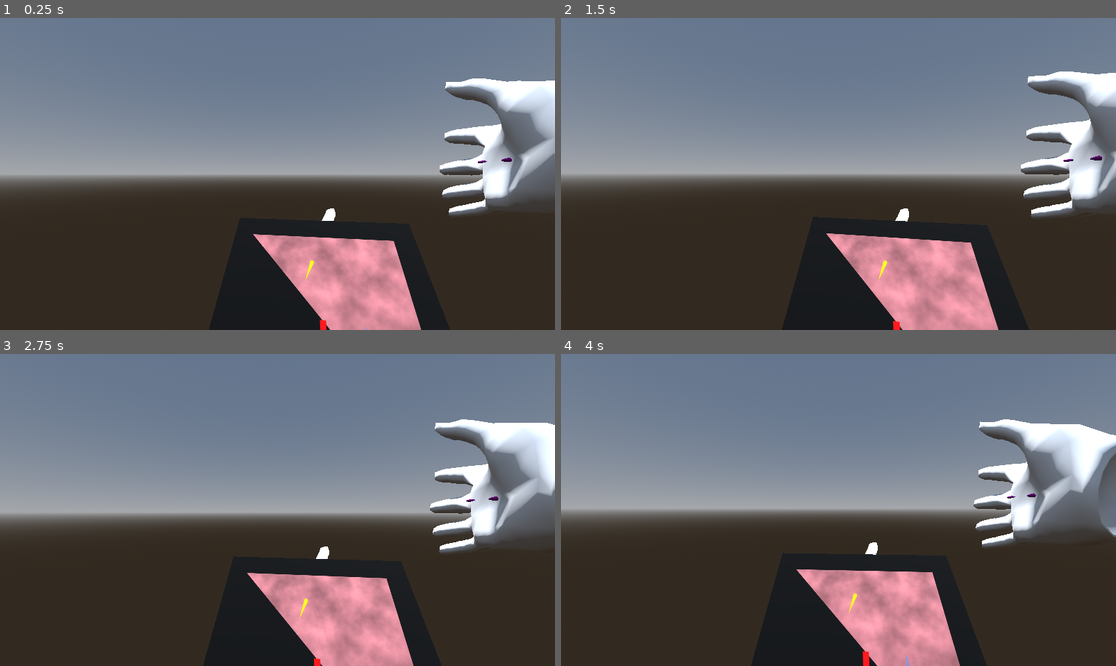
Above: before the commit, frames 1-4 (two rows, left to right).
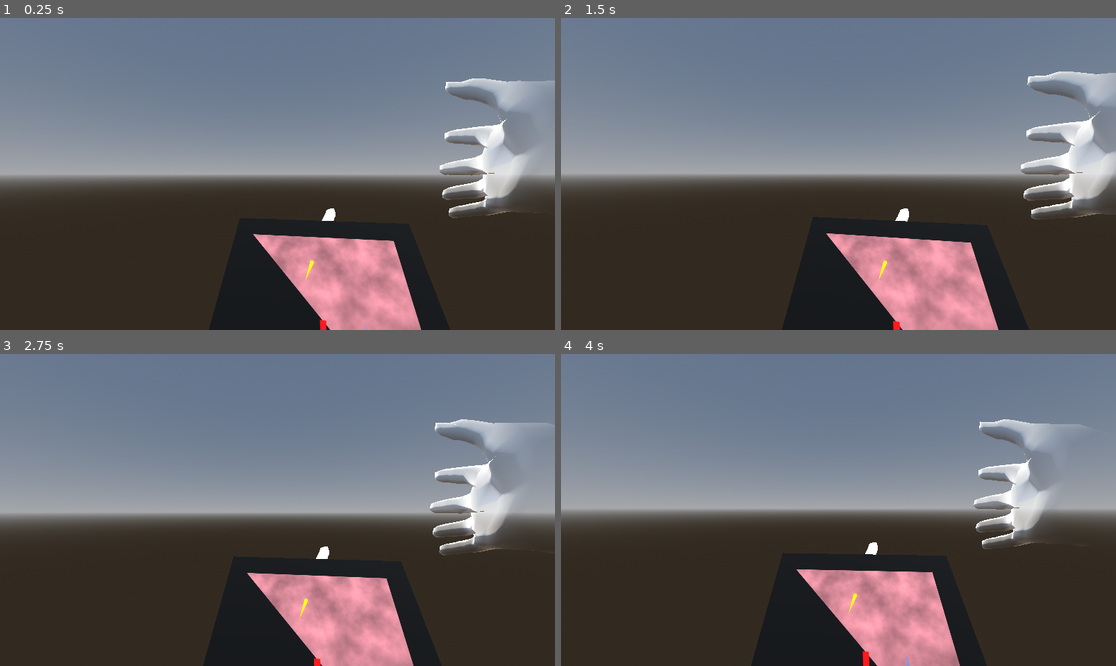
Above: after the commit, the same moments.

Repository: goatchurchprime/vrnailbar
Game: Godot game, scene res://main.tscn
The game is run twice, just before and just after one commit, with the same random seed, the same clock (stepped at 60 frames per second) and the same inputs.
Inputs (mouse positions are in pixels of both pictures, inside the frame that each line leads up to):
- Up to frame 1 (0.25 s): no input
- Up to frame 2 (1.5 s): tap Enter at 0.5 s; move the mouse to (866, 174) at 0.52 s; hold W from 0.53 s (still down); tap P at 0.6 s; click (866, 174) at 0.67 s; tap Space at 1.25 s; move the mouse to (810, 174) at 1.27 s; tap 1 at 1.35 s
- Up to frame 3 (2.75 s): keep holding W; tap Enter at 2 s; move the mouse to (288, 503) at 2.02 s; tap 2 at 2.1 s
- Up to frame 4 (4 s): keep holding W; tap Space at 2.75 s; move the mouse to (832, 516) at 2.77 s; tap 3 at 2.85 s; click (832, 516) at 2.92 s; tap Enter at 3.5 s; move the mouse to (877, 513) at 3.52 s; tap 4 at 3.6 s

The runs differ from the first frame. In frame 1, 4.6% of the frame differs, in the area x 79-100%, y 19-65%; in frame 2, 3.7%; in frame 3, 5.1%; in frame 4, 5.8%, in the area x 74-100%, y 20-63%.
Error in both runs: Attempt to call function 'get_as_text' in base 'null instance' on a null instance. (res://addons/xr-autohandtracker/openxr_handdata.gd:68)

Commit message:
remotely setting position of brush

Diff:
--- a/brush.gd
+++ b/brush.gd
@@ -1,7 +1,7 @@
 extends Node3D
 
 
-@onready var paintplane = get_node("/root/Main/XROrigin3D/XRController3DLeft/ViewportMesh")
+@onready var paintplane = get_node("/root/Main/ViewportMesh")
 @onready var viewportbrush = get_node("/root/Main/SubViewport/BrushPaint")
 
 func _ready():
--- /dev/null
+++ b/handmaterial.gdshader
@@ -0,0 +1,45 @@
+shader_type spatial;
+
+uniform vec4 albedo: source_color = vec4(1.0, 1.0, 1.0, 0.4);
+uniform vec4 albedo_inorb: source_color = vec4(0.0, 0.0, 1.0, 0.4);
+
+uniform float fade_offset : hint_range(-0.1, 0.1, 0.001) = 0.0;
+uniform float fade_sharpness : hint_range(0.0, 35.0, 0.01) = 15.00;
+uniform vec3 orbcentrerelativetohand = vec3(0.0);
+uniform vec3 orbcentre = vec3(0.051, 0.794, -0.788);
+uniform float orbrad = 0.0;
+uniform vec4 orbbrightcolour: source_color = vec4(1.0, 0.0, 0.0, 0.9);
+uniform float orbdropoff = 0.03;
+
+varying vec3 vertex_pos;
+varying vec3 orbcentrerelativetohandL;
+
+void vertex() {
+	vertex_pos = VERTEX;
+	orbcentrerelativetohandL = (inverse(MODEL_MATRIX)*vec4(orbcentre, 1.0)).xyz;
+}
+
+float fresnel(float amount, vec3 normal, vec3 view)
+{
+	return pow((1.0 - clamp(dot(normalize(normal), normalize(view)), 0.0, 1.0 )), amount);
+}
+
+void fragment()
+{
+	float basic_fresnel = fresnel(3.0, NORMAL, VIEW);
+	ALBEDO = albedo.xyz + basic_fresnel;
+	ALPHA = albedo.w + basic_fresnel;
+	vec3 vertorbvec =  vertex_pos - orbcentrerelativetohandL;
+	float orbcentredistance = length(vertorbvec);
+	if (orbcentredistance < orbrad) {
+		ALBEDO = albedo_inorb.xyz + basic_fresnel;
+		ALPHA = albedo_inorb.a;
+	}
+	else if (orbcentredistance <= orbrad + orbdropoff) {
+		float activefadeval = (orbcentredistance - orbrad)/orbdropoff;
+		activefadeval *= activefadeval;
+		EMISSION = orbbrightcolour.rgb*(1.0 - activefadeval);
+		ALBEDO *= activefadeval;
+	}
+	ALPHA = clamp((-vertex_pos.z - fade_offset) * fade_sharpness, 0.00, ALPHA);
+}
--- a/main.tscn
+++ b/main.tscn
@@ -1,14 +1,16 @@
-[gd_scene load_steps=26 format=3 uid="uid://bjynpo22pmh6y"]
+[gd_scene load_steps=29 format=3 uid="uid://bjynpo22pmh6y"]
 
 [ext_resource type="Script" path="res://main.gd" id="1_e1dgm"]
 [ext_resource type="PackedScene" uid="uid://ctltchlf2j2r4" path="res://addons/xr-simulator/XRSimulator.tscn" id="1_roqg7"]
 [ext_resource type="Script" path="res://brush.gd" id="2_0h3nx"]
 [ext_resource type="PackedScene" uid="uid://bbifviry22021" path="res://Hand_low_L.gltf" id="2_1cyse"]
 [ext_resource type="PackedScene" uid="uid://d20xy80xd171g" path="res://addons/xr-autohandtracker/OpenXRHandData.tscn" id="2_1pg5r"]
+[ext_resource type="Script" path="res://object_positions_from_hands.gd" id="3_6d7kk"]
 [ext_resource type="PackedScene" uid="uid://bufelcry36rw1" path="res://addons/xr-autohandtracker/auto_handtracker.tscn" id="3_o0v7i"]
 [ext_resource type="Script" path="res://brushpaint.gd" id="5_2bqh8"]
 [ext_resource type="PackedScene" uid="uid://domji4c2dw41d" path="res://Hand_low_R.gltf" id="5_jp066"]
 [ext_resource type="Script" path="res://node_2d.gd" id="6_e7eym"]
+[ext_resource type="Shader" path="res://handmaterial.gdshader" id="7_7k8ps"]
 
 [sub_resource type="ProceduralSkyMaterial" id="ProceduralSkyMaterial_dv100"]
 
@@ -18,6 +20,19 @@
 [sub_resource type="Environment" id="Environment_irs82"]
 background_mode = 2
 sky = SubResource("Sky_xdg2c")
+
+[sub_resource type="ShaderMaterial" id="ShaderMaterial_vq1j2"]
+render_priority = 0
+shader = ExtResource("7_7k8ps")
+shader_parameter/albedo = Color(1, 1, 1, 0.4)
+shader_parameter/albedo_inorb = Color(0, 0, 1, 0.4)
+shader_parameter/fade_offset = 0.0
+shader_parameter/fade_sharpness = 15.0
+shader_parameter/orbcentrerelativetohand = Vector3(0, 0, 0)
+shader_parameter/orbcentre = Vector3(0.051, 0.794, -0.788)
+shader_parameter/orbrad = 0.0
+shader_parameter/orbbrightcolour = Color(1, 0, 0, 0.9)
+shader_parameter/orbdropoff = 0.03
 
 [sub_resource type="QuadMesh" id="QuadMesh_fs12w"]
 
@@ -78,6 +93,9 @@
 
 [node name="OpenXRHandData" parent="XROrigin3D" instance=ExtResource("2_1pg5r")]
 
+[node name="ObjectPositionsFromHands" type="Node" parent="XROrigin3D/OpenXRHandData"]
+script = ExtResource("3_6d7kk")
+
 [node name="XRCamera3D" type="XRCamera3D" parent="XROrigin3D"]
 transform = Transform3D(0.980025, 0, 0.198872, 0, 1, 0, -0.198872, 0, 0.980025, 0, 0.802956, 0)
 
@@ -85,36 +103,43 @@
 transform = Transform3D(0.99899, 0, 0.0449271, 0, 1, 0, -0.0449271, 0, 0.99899, 0, 0.643961, -0.325716)
 tracker = &"left_hand"
 
-[node name="ViewportMesh" type="MeshInstance3D" parent="XROrigin3D/XRController3DLeft"]
+[node name="RemoteTransform3D" type="RemoteTransform3D" parent="XROrigin3D/XRController3DLeft"]
 transform = Transform3D(0.25, 0, 0, 0, 0.176777, 0.176777, 0, -0.176777, 0.176777, 0, 0, 0.1)
-mesh = SubResource("QuadMesh_fs12w")
-skeleton = NodePath("../..")
-surface_material_override/0 = SubResource("StandardMaterial3D_02lhs")
+remote_path = NodePath("../../../ViewportMesh")
 
 [node name="Hand_low_L" parent="XROrigin3D/XRController3DLeft" instance=ExtResource("2_1cyse")]
 
 [node name="AutoHandtracker" parent="XROrigin3D/XRController3DLeft" instance=ExtResource("3_o0v7i")]
-visiblehandtrackskeletonRaw = false
+enableautotracker = false
 
 [node name="XRController3DRight" type="XRController3D" parent="XROrigin3D"]
 transform = Transform3D(1, 0, 0, 0, 1, 0, 0, 0, 1, 0.174373, 0.816067, -0.170848)
 tracker = &"right_hand"
 
-[node name="Brush" type="Node3D" parent="XROrigin3D/XRController3DRight"]
-transform = Transform3D(1, 0, 0, 0, 1, 0, 0, 0, 1, 0, 0, -0.0950764)
+[node name="Hand_low_R" parent="XROrigin3D/XRController3DRight" instance=ExtResource("5_jp066")]
+
+[node name="mesh_Hand_low_R" parent="XROrigin3D/XRController3DRight/Hand_low_R/Armature/Skeleton3D" index="0"]
+surface_material_override/0 = SubResource("ShaderMaterial_vq1j2")
+
+[node name="AutoHandtracker" parent="XROrigin3D/XRController3DRight" instance=ExtResource("3_o0v7i")]
+enableautotracker = false
+
+[node name="XRSimulator" parent="XROrigin3D" instance=ExtResource("1_roqg7")]
+
+[node name="ViewportMesh" type="MeshInstance3D" parent="."]
+transform = Transform3D(0.249747, -0.00794208, 0.00794208, 0, 0.176777, 0.176777, -0.0112318, -0.176598, 0.176598, 0.00449271, 0.643961, -0.225817)
+mesh = SubResource("QuadMesh_fs12w")
+skeleton = NodePath("../XROrigin3D")
+surface_material_override/0 = SubResource("StandardMaterial3D_02lhs")
+
+[node name="Brush" type="Node3D" parent="."]
+transform = Transform3D(1, 0, 0, 0, 1, 0, 0, 0, 1, 0.174373, 0.816067, -0.265924)
 script = ExtResource("2_0h3nx")
 
-[node name="MeshInstance3D" type="MeshInstance3D" parent="XROrigin3D/XRController3DRight/Brush"]
+[node name="MeshInstance3D" type="MeshInstance3D" parent="Brush"]
 transform = Transform3D(1, 0, 0, 0, -4.37114e-08, -1, 0, 1, -4.37114e-08, 0, 0, 0.05)
 mesh = SubResource("CylinderMesh_pas3g")
 surface_material_override/0 = SubResource("StandardMaterial3D_wdlwg")
-
-[node name="Hand_low_R" parent="XROrigin3D/XRController3DRight" instance=ExtResource("5_jp066")]
-
-[node name="AutoHandtracker" parent="XROrigin3D/XRController3DRight" instance=ExtResource("3_o0v7i")]
-visiblehandtrackskeletonRaw = false
-
-[node name="XRSimulator" parent="XROrigin3D" instance=ExtResource("1_roqg7")]
 
 [node name="OmniLight3D" type="OmniLight3D" parent="."]
 transform = Transform3D(1, 0, 0, 0, 1, 0, 0, 0, 1, 0.317839, 1.71884, -0.779254)
@@ -172,3 +197,5 @@
 
 [node name="SpawnCamera" type="Node3D" parent="."]
 transform = Transform3D(1, 0, 0, 0, 1, 0, 0, 0, 1, 0, 0.907734, -0.242984)
+
+[editable path="XROrigin3D/XRController3DRight/Hand_low_R"]
Not shown, changed: export_presets.cfg
